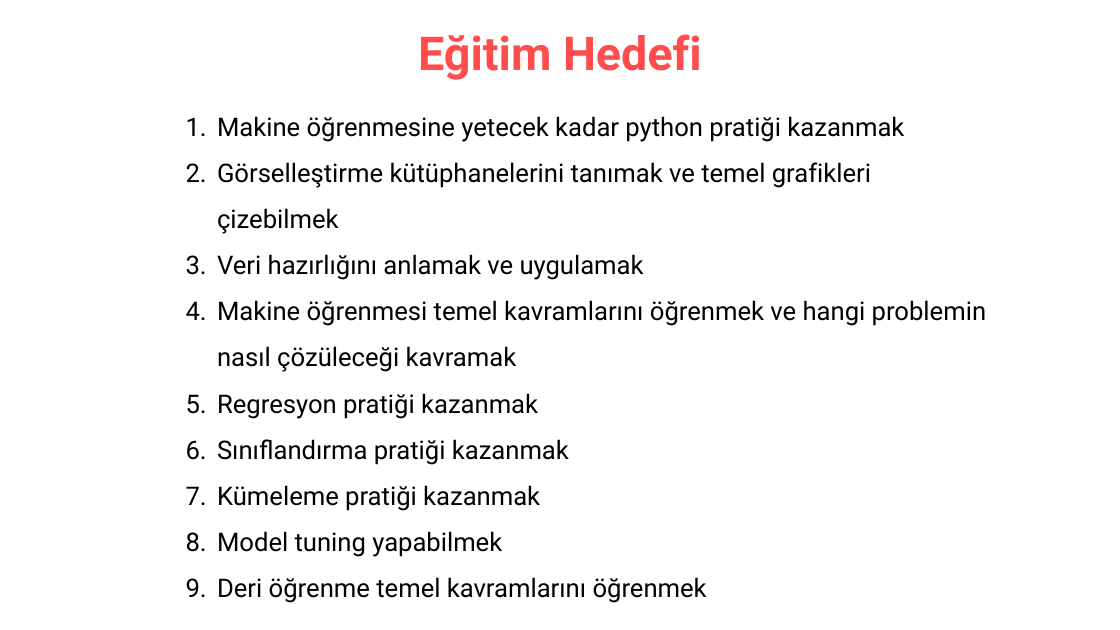
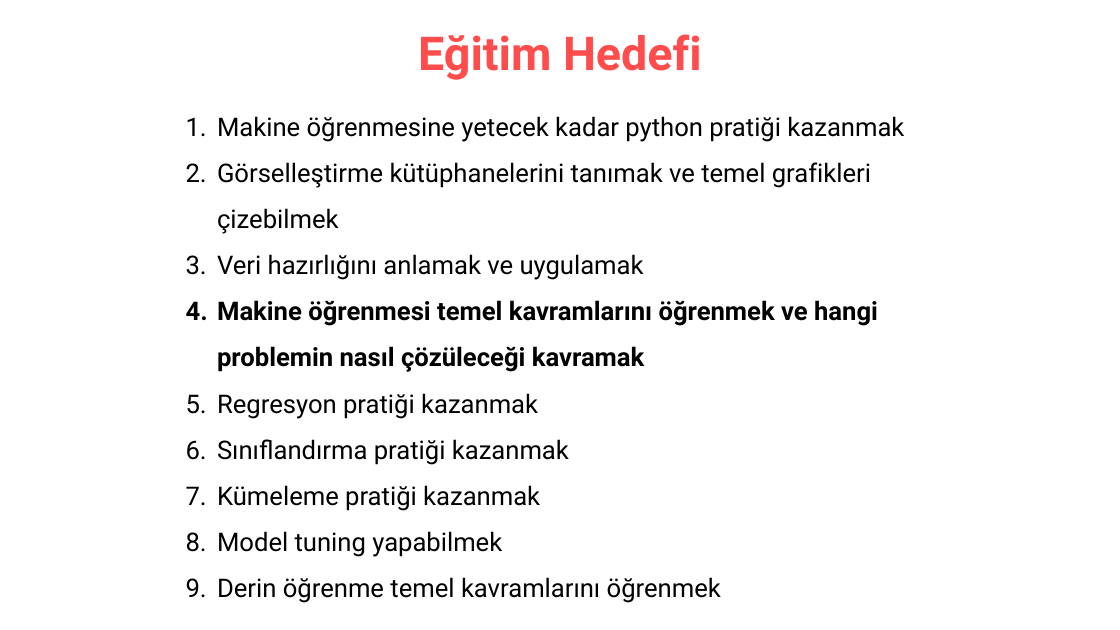
Before and after one commit to erkansirin78/machine-learning-with-python, a slide deck: slide 9 of opening_remarks.pptx. Drawn at 1120x630 pixels with LibreOffice and Linux fonts; fonts in the diff are those of the drawing. Boxes give left, top, right and bottom in pixels: in the first picture for what was removed or moved away, otherwise in the second. Text is boxed around its words. In the diff, an @@ line names an element or a change of style, - is before the commit and + after.

```diff
--- a/opening_remarks.pptx
+++ b/opening_remarks.pptx
@@ text at box(217, 300, 878, 372): bold on in "Makine öğrenmesi temel kavramlarını öğrenmek ve hangi ..." @@
@@ text at box(217, 577, 721, 603): text changed @@
-9. Deri öğrenme temel kavramlarını öğrenmek
+9. Derin öğrenme temel kavramlarını öğrenmek
```
Also in this commit, not shown: 1 other slide changed, 20 other files.
